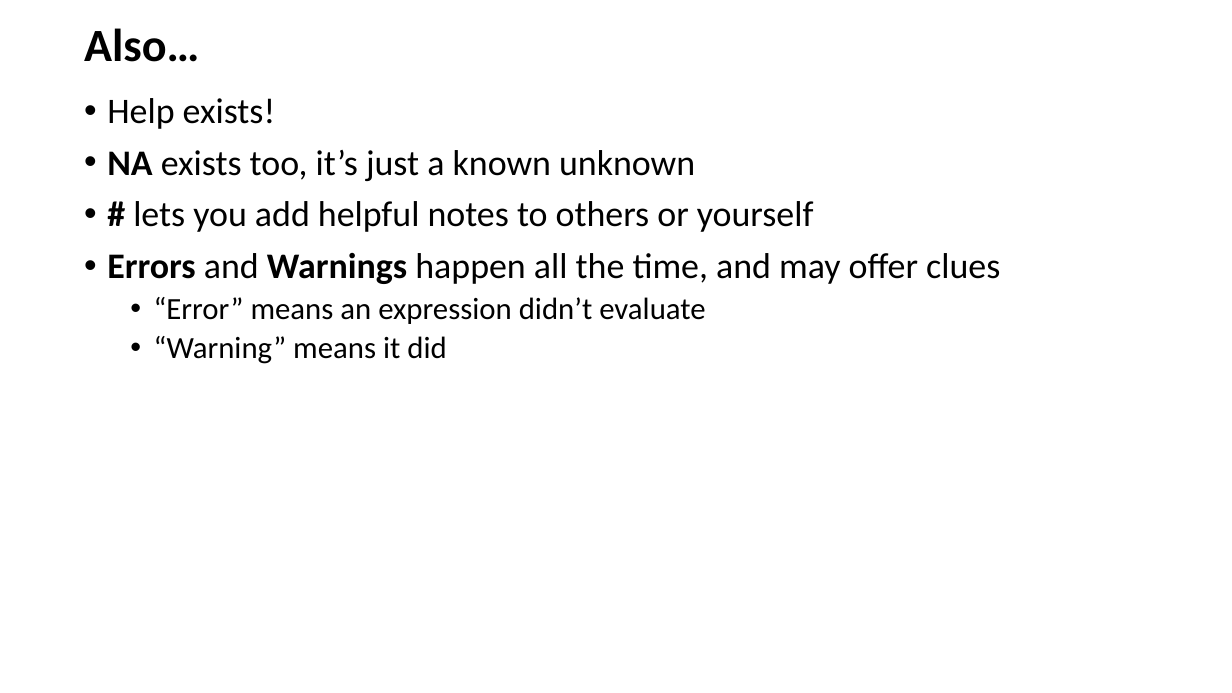
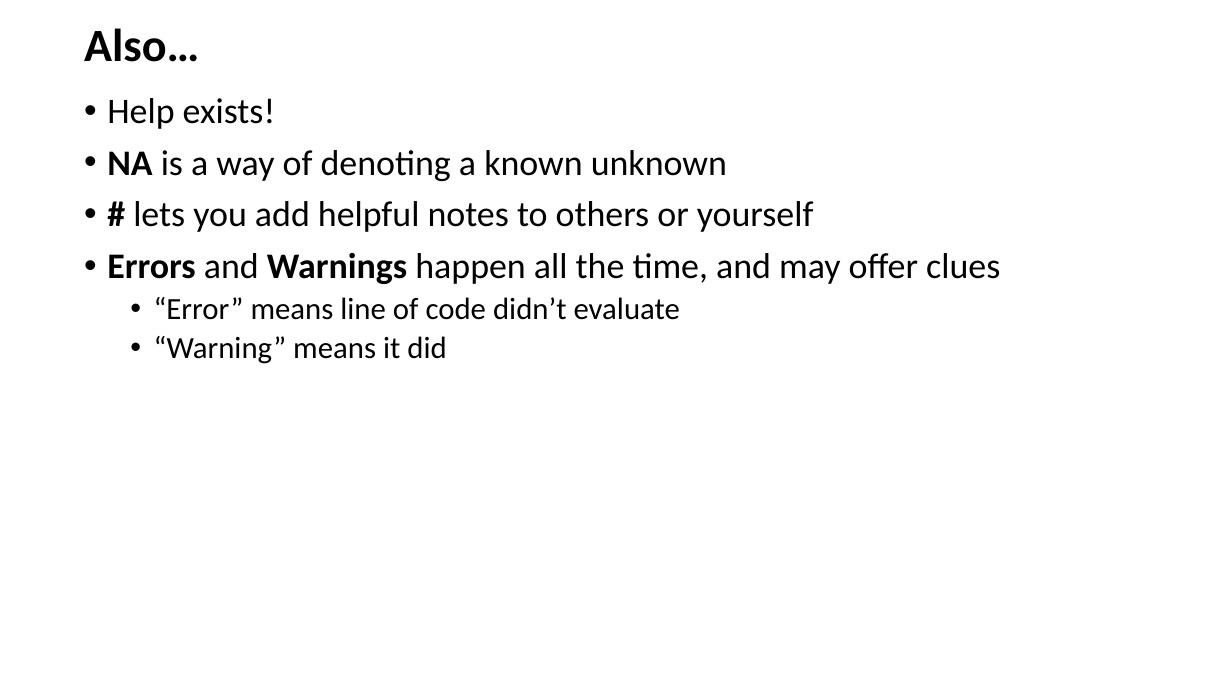
Before and after one commit to justinpriest/ADFG_R_Intro_Workshop, a slide deck: slide 37 of presentations/3 - Programming Basics 1 - Poke the Box.pptx. Drawn at 1232x693 pixels with LibreOffice and Linux fonts; fonts in the diff are those of the drawing. Boxes give left, top, right and bottom in pixels: in the first picture for what was removed or moved away, otherwise in the second. Text is boxed around its words. In the diff, an @@ line names an element or a change of style, - is before the commit and + after.

```diff
--- a/presentations/3 - Programming Basics 1 - Poke the Box.pptx
+++ b/presentations/3 - Programming Basics 1 - Poke the Box.pptx
@@ text at bbox=[107, 150, 727, 181]: text changed @@
-• NA exists too, it’s just a known unknown
+• NA is a way of denoting a known unknown
@@ text at bbox=[154, 297, 680, 320]: text changed @@
-  • “Error” means an expression didn’t evaluate
+  • “Error” means line of code didn’t evaluate
```
Also in this commit, not shown: 9 other slides changed, 2 slides added, 4 other files.
